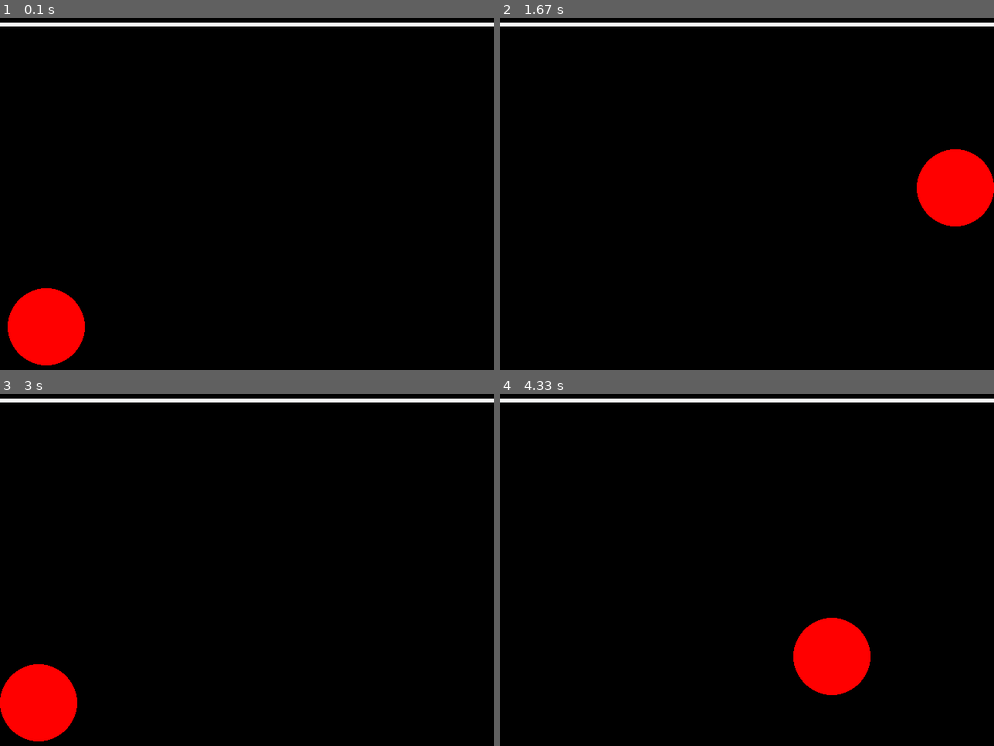
Above: before the commit, frames 1-4 (two rows, left to right).
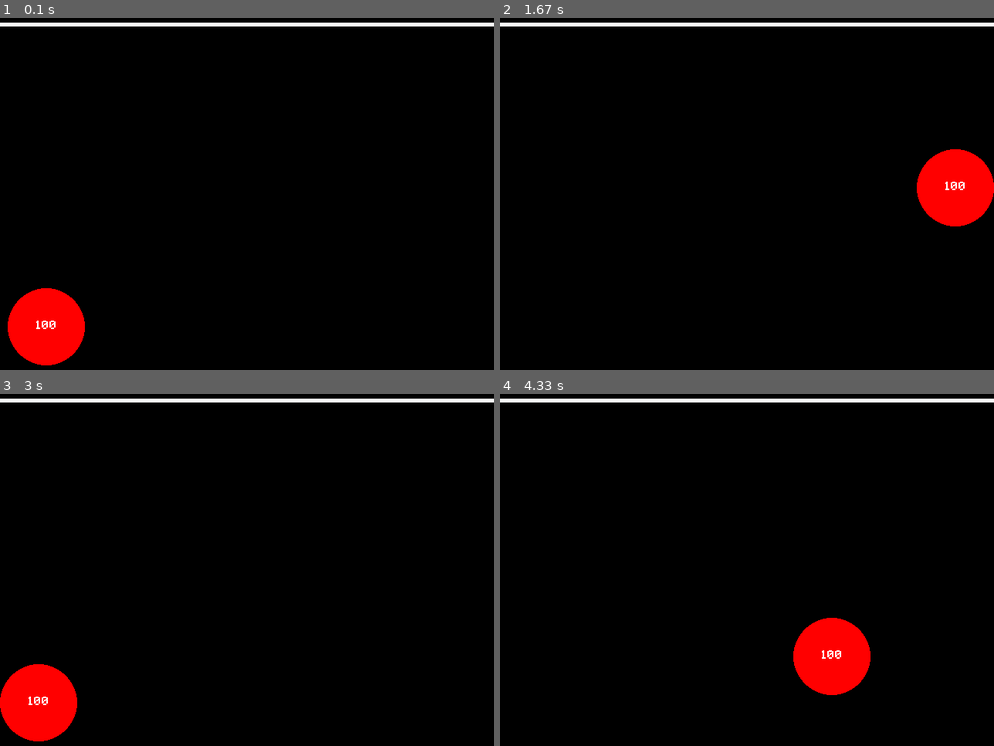
Above: after the commit, the same moments.

Repository: NedzadDonlagic04/pygame-prototype-agario
Game: pygame game, started from main.py
Two runs of this game, one before a commit and one after it. Both use one fixed random seed, a clock stepped at 60 frames per second and the inputs below.
Inputs:
- Up to frame 1 (0.1 s): no input
- Up to frame 2 (1.67 s): hold D 0.33-0.8 s; hold W 0.83-1.13 s; hold D 1.17-1.63 s
- Up to frame 3 (3 s): hold A 1.67-2.2 s; hold S 2.23-2.53 s; hold A 2.57-2.97 s
- Up to frame 4 (4.33 s): hold W 3-3.37 s; hold D 3.4-4.03 s; hold S from 4.07 s (still down)

The runs differ from the first frame. In frame 1, less than 0.1% of the frame differs, in the area x 7-12%, y 85-89%; in frame 2, less than 0.1%; in frame 3, less than 0.1%; in frame 4, less than 0.1%.

Commit message:
Added player circle diameter tracker on circle

Diff:
--- a/classes.py
+++ b/classes.py
@@ -1,5 +1,5 @@
 import pygame
-
+import math
 from functions import getPercent
 class Clock:
     def __init__(self, fps):
@@ -26,10 +26,16 @@
         self.image = ball_img
         self.rect = self.image.get_rect( center = self.pos )
 
+        self.createScore(str(circle_radius * 2), getPercent(circle_radius, 50))
+
     def createLine(self, width, height, line_height, screen_percent):
         line_img = pygame.image.load('./img/line.png').convert()
         self.line_img = pygame.transform.scale(line_img, (width, line_height))
         self.line_rect = line_img.get_rect( topleft = (0, getPercent(height, screen_percent)) )
+
+    def createScore(self, text, font_size, color='white'):
+        font = pygame.font.Font('./fonts/Pixeltype.ttf', font_size)
+        self.text = font.render(text, False, color)
 
     def update(self):
         keys = pygame.key.get_pressed()
@@ -41,8 +47,9 @@
             self.rect.right += self.SPEED
         elif keys[pygame.K_a] and self.rect.left - self.SPEED >= 0:
             self.rect.left -= self.SPEED
+        self.text_rect = self.text.get_rect( center = self.rect.center )
 
     def draw(self, screen):
         screen.blit(self.image, self.rect)
+        screen.blit(self.text, self.text_rect)
         screen.blit(self.line_img, self.line_rect)
-        pygame.display.flip()
